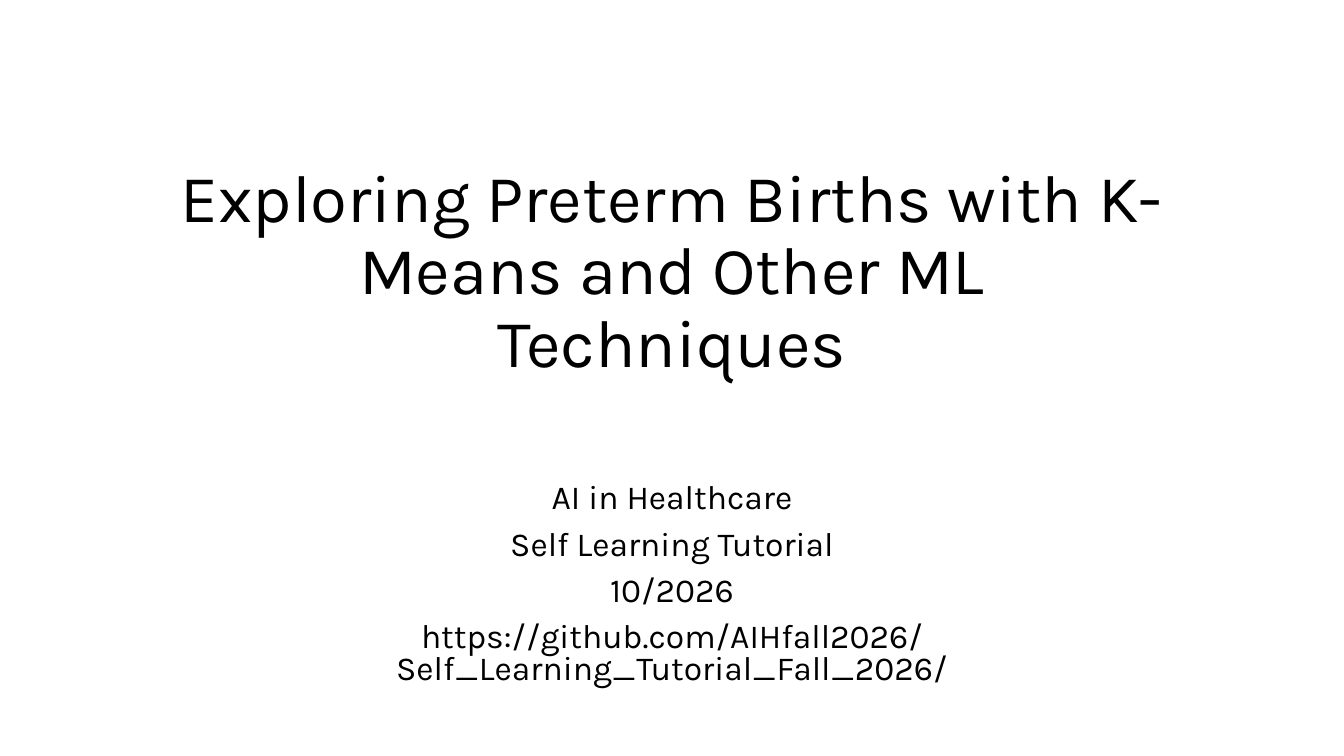
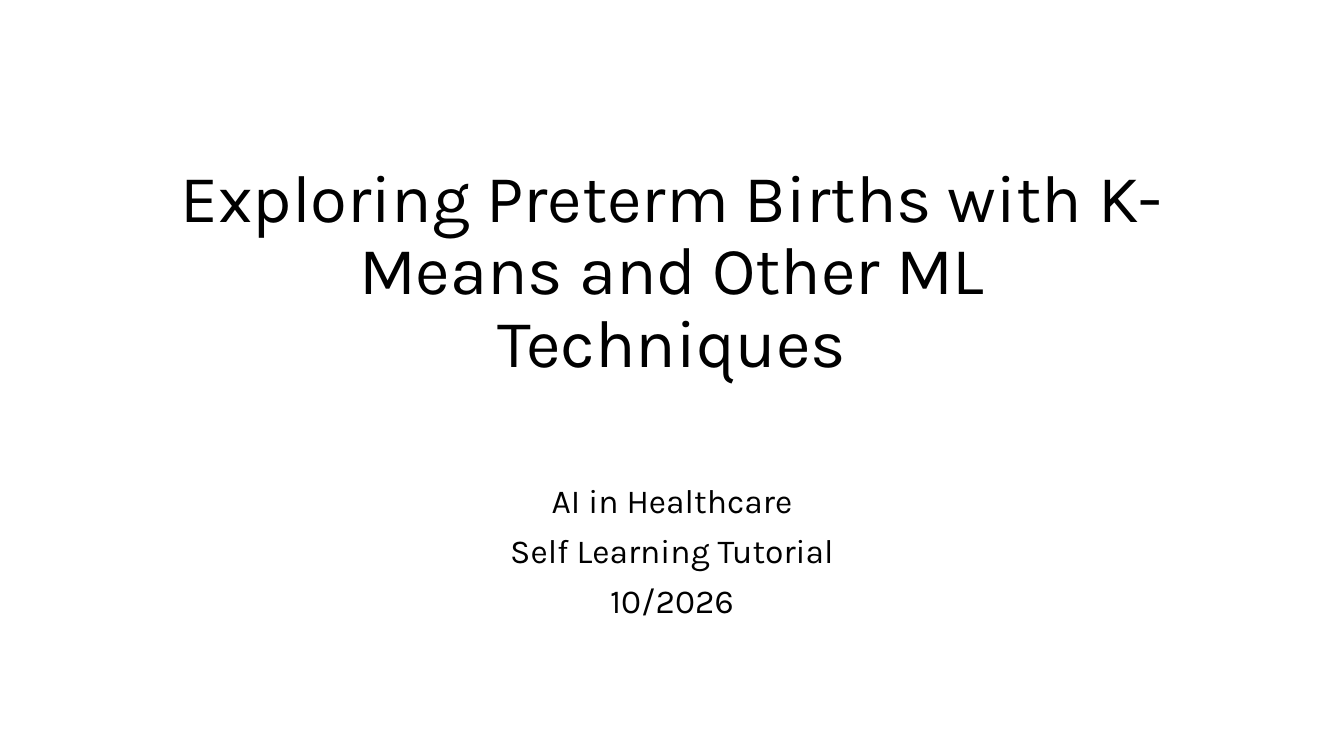
Before and after one commit to AIHfall2026/Self_Learning_Tutorial_Fall_2026, a slide deck: slide 1 of SLT/AI in Healthcare SLT Powerpoint.pptx. Drawn at 1344x756 pixels with LibreOffice and Linux fonts; fonts in the diff are those of the drawing. Boxes give left, top, right and bottom in pixels: in the first picture for what was removed or moved away, otherwise in the second. Text is boxed around its words. In the diff, an @@ line names an element or a change of style, - is before the commit and + after.

```diff
--- a/SLT/AI in Healthcare SLT Powerpoint.pptx
+++ b/SLT/AI in Healthcare SLT Powerpoint.pptx
@@ subtitle "AI in Healthcare" at (510, 490, 834, 616): line spacing 0.8 to 0.9 @@
@@ subtitle at (396, 623, 947, 689): paragraph removed @@
-https://github.com/AIHfall2026/Self_Learning_Tutorial_Fall_2026/
```
Also in this commit, not shown: 1 other file.
